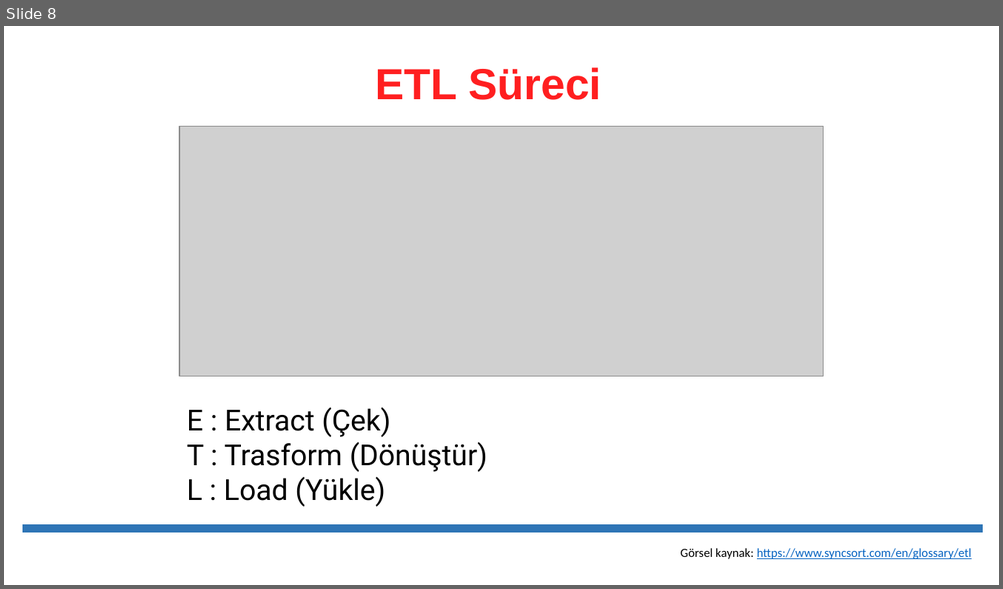
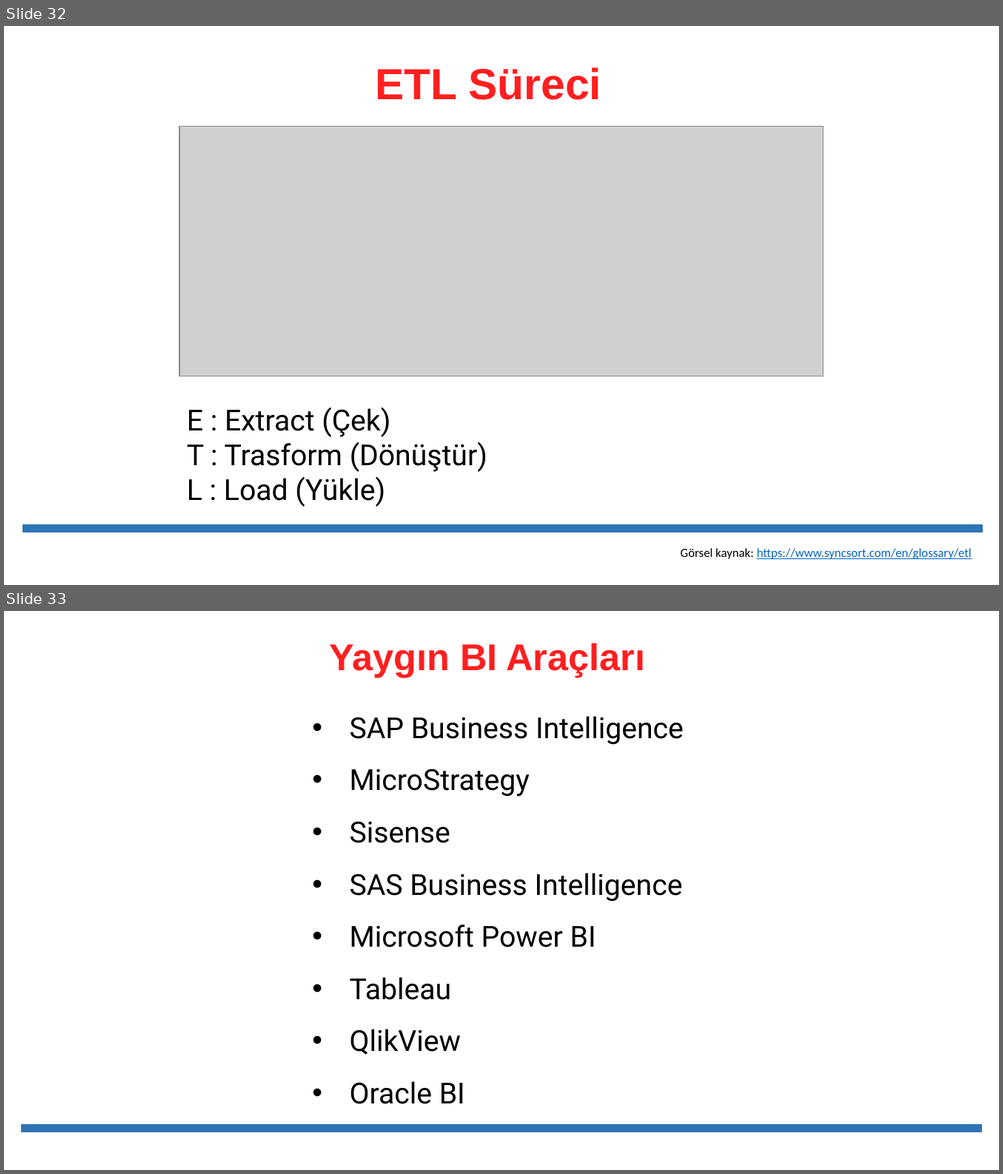
Before and after one commit to erkansirin78/preprocessing-analysis-ml-dl-big-data, a slide deck: 08_etl/01_ETL_Darawarehouse.pptx. Shown one above the other, each under a label of ours: slide 8 before the commit, slides 32 and 33 after it. The pictures are 1003x589 and 1003x1174 pixels, drawn with LibreOffice and Linux fonts; fonts in the diff are those of the drawing; grey boxes stand for pictures. Boxes give left, top, right and bottom in pixels: in the first picture for what was removed or moved away, otherwise in the second. Text is boxed around its words. In the diff, an @@ line names an element or a change of style, - is before the commit and + after.

```diff
--- a/08_etl/01_ETL_Darawarehouse.pptx
+++ b/08_etl/01_ETL_Darawarehouse.pptx
@@ slide 33 added at (4,611,999,1170), background #FFFFFF @@
@@ text added at (330,643,645,678), 36 pt, text #FF1F20, bold @@
+Yaygın BI Araçları
@@ text added at (350,716,683,1105), 28 pt, text #000000 @@
+• SAP Business Intelligence
+• MicroStrategy
+• Sisense
+• SAS Business Intelligence
+• Microsoft Power BI
+• Tableau
+• QlikView
+• Oracle BI
@@ line added from (21, 1129) to (982, 1129), #2E75B6 8 pt @@
@@ what was slide 8 is now slide 32 @@
```
Also in this commit, not shown: 4 slides changed, 33 other slides added, 34 other files.
